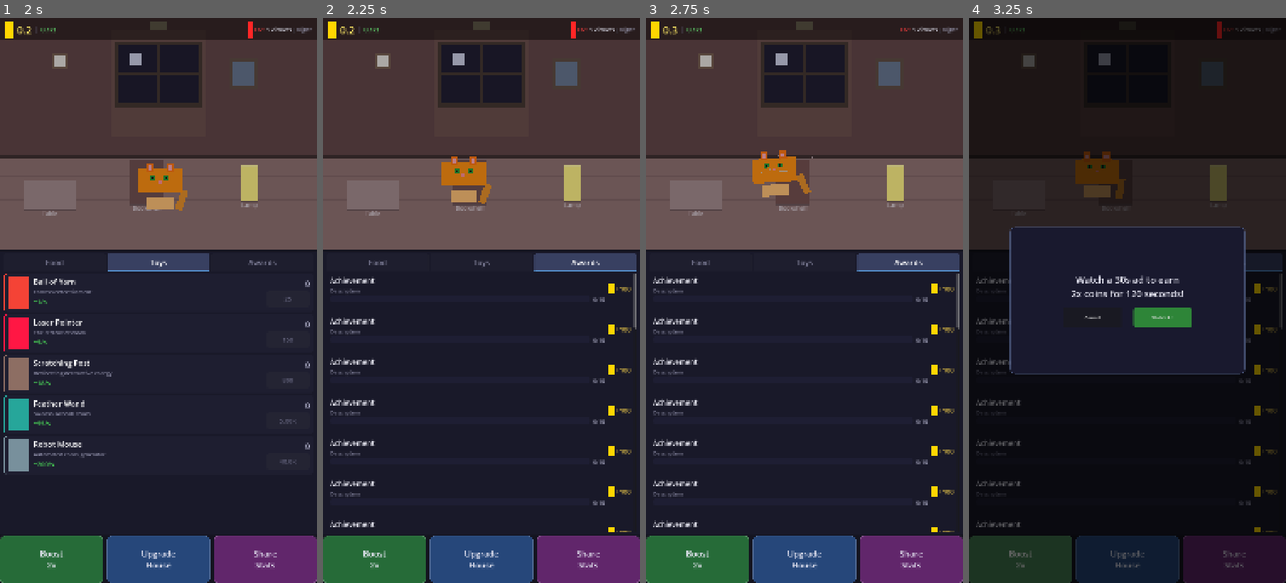
Above: before the commit, frames 1-4 (left to right).
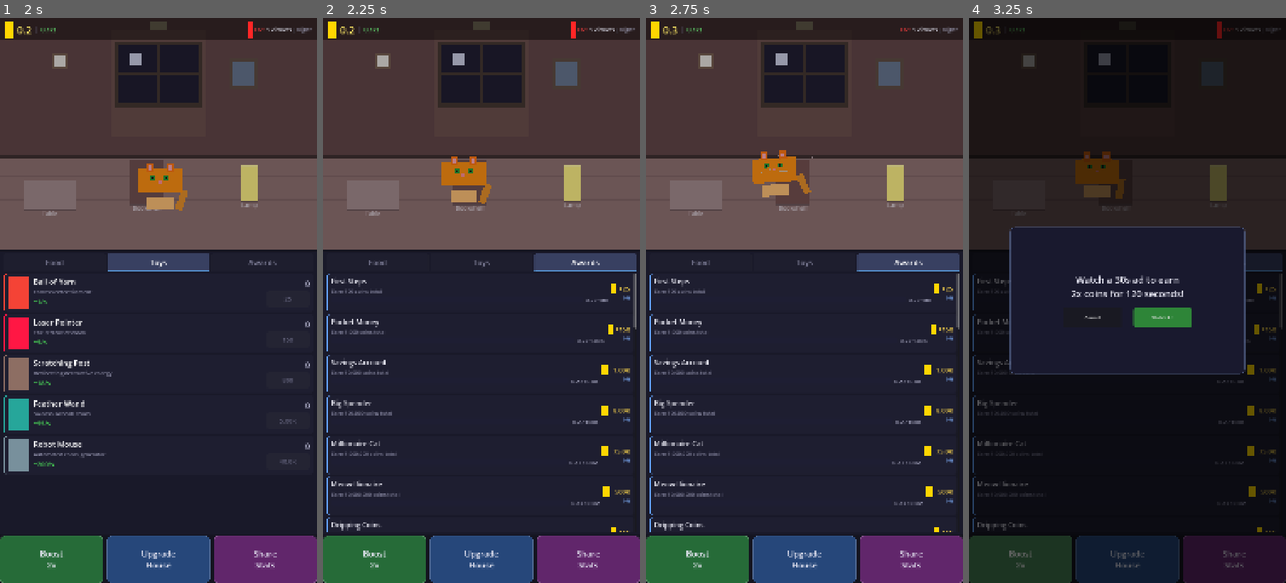
Above: after the commit, the same moments.

Repository: liuchangchangchang/cat-tuber
Game: Godot game, scene res://src/scenes/main_game.tscn
Same seed, same stepped clock (60 frames per second), same inputs: the game is played once before the commit and once after it.
Inputs:
- Up to frame 1 (2 s): click "Food" at 0.5 s; click "Toys" at 1.25 s
- Up to frame 2 (2.25 s): click "Awards" at 2 s
- Up to frame 3 (2.75 s): no input
- Up to frame 4 (3.25 s): click "Boost 2x" at 2.75 s

Frame 1 is identical in both runs. In frame 2, 2.4% of the frame differs, in the area x 1-98%, y 45-91%; in frame 3, 2.4%; in frame 4, 1.3%.

Commit message:
Fix achievement items not showing data - call _refresh after setup
setup() is called after add_child() so @onready vars are ready.
Added is_node_ready() check to call _refresh() from setup().

Co-Authored-By: Claude Opus 4.6 (1M context) <noreply@anthropic.com>

Diff:
--- a/src/ui/achievement_item.gd
+++ b/src/ui/achievement_item.gd
@@ -14,6 +14,8 @@
 
 func setup(data: Dictionary) -> void:
 	_ach_data = data
+	if is_node_ready():
+		_refresh()
 
 
 func _ready() -> void:
